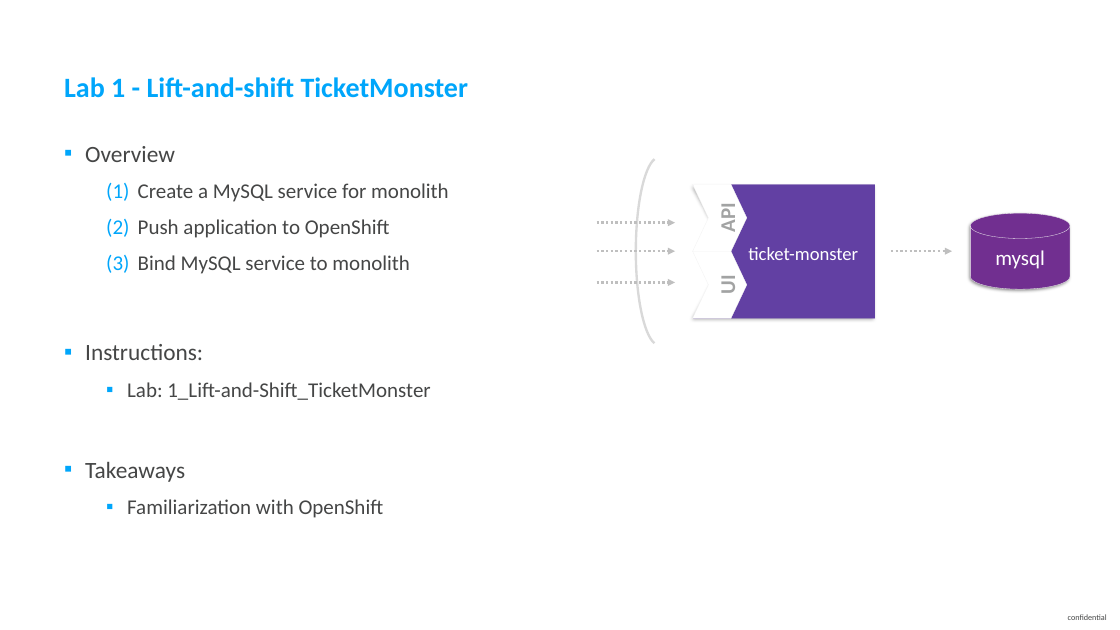
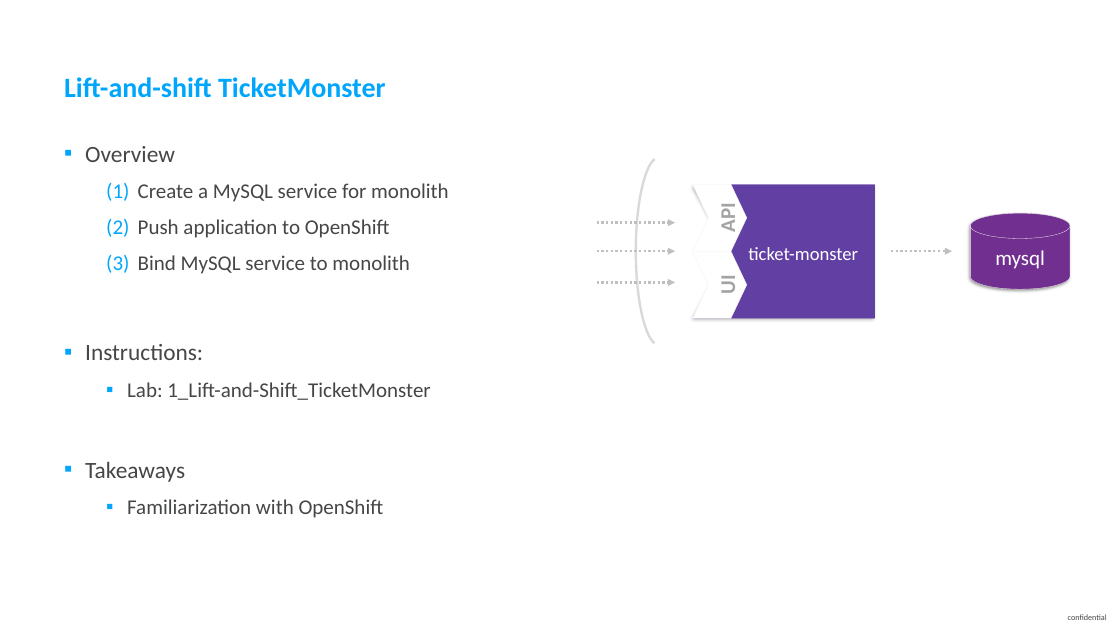
Before and after one commit to thiagobien/ACL, a slide deck: slide 11 of workshop/03_Monolith_to_Microservices/Monolith_to_Microservices.pptx. Drawn at 1120x630 pixels with LibreOffice and Linux fonts; fonts in the diff are those of the drawing. Boxes give left, top, right and bottom in pixels: in the first picture for what was removed or moved away, otherwise in the second. Text is boxed around its words. In the diff, an @@ line names an element or a change of style, - is before the commit and + after.

```diff
--- a/workshop/03_Monolith_to_Microservices/Monolith_to_Microservices.pptx
+++ b/workshop/03_Monolith_to_Microservices/Monolith_to_Microservices.pptx
@@ title at <box>64,77,386,98</box>: text changed @@
-Lab 1 - Lift-and-shift TicketMonster
+Lift-and-shift TicketMonster
```
Also in this commit, not shown: 6 other slides changed, 1 other file.
